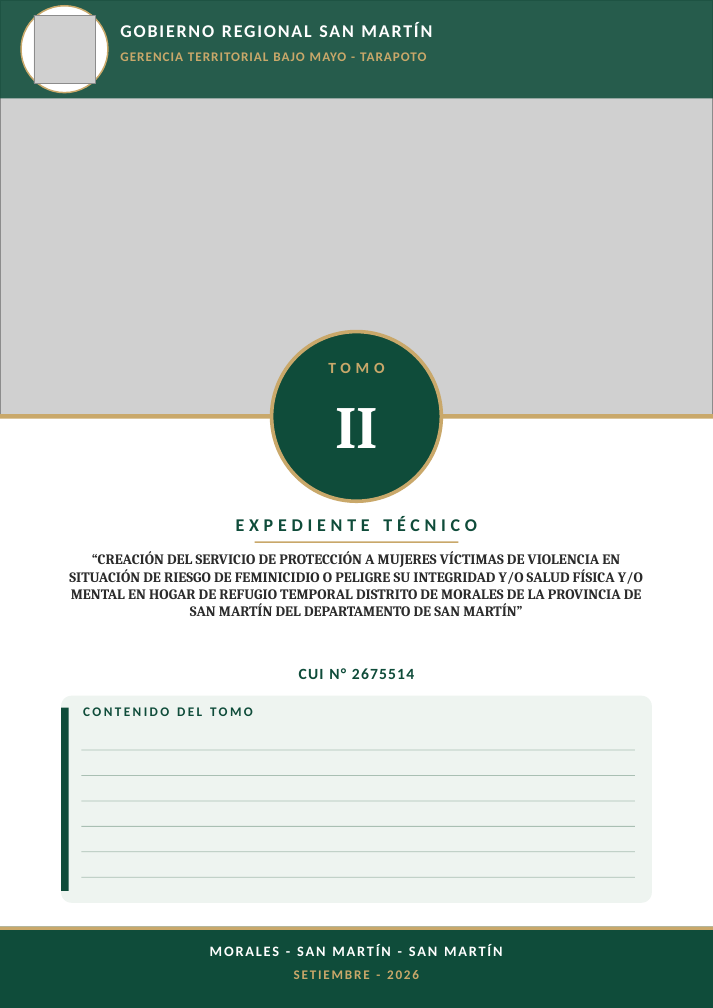
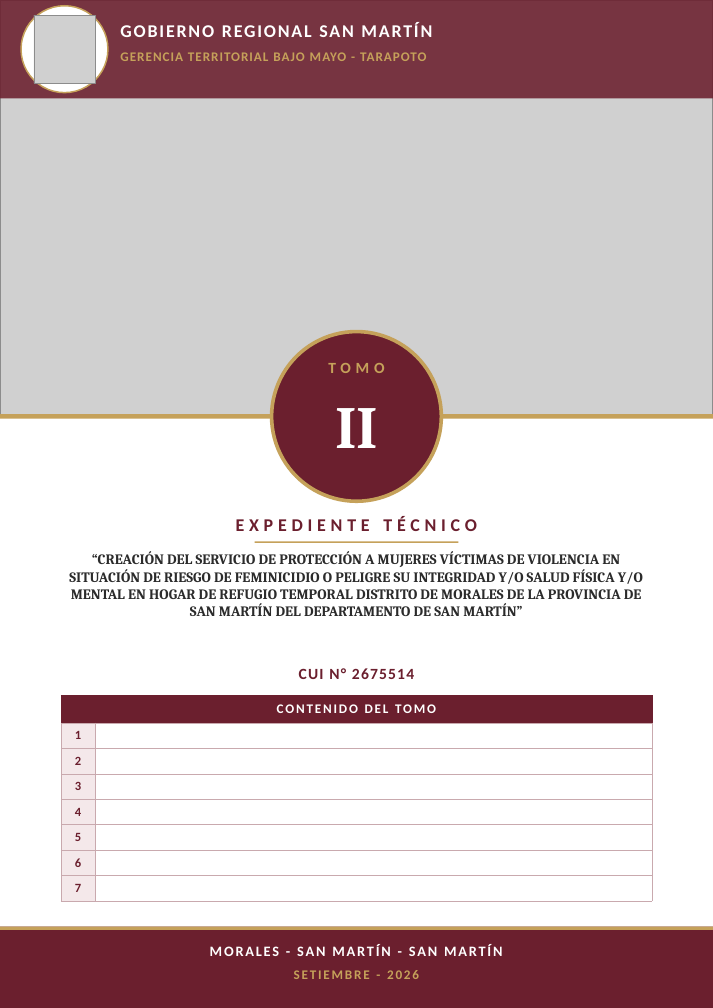
Before and after one commit to josedelcarmenpizarrosuarez10-debug/holaaa, a slide deck: slide 2 of entregables/CARATULAS_TOMOS_I_AL_X_HOGAR_REFUGIO.pptx. Drawn at 713x1008 pixels with LibreOffice and Linux fonts; fonts in the diff are those of the drawing; grey boxes stand for pictures. Boxes give left, top, right and bottom in pixels: in the first picture for what was removed or moved away, otherwise in the second. Text is boxed around its words. In the diff, an @@ line names an element or a change of style, - is before the commit and + after.

```diff
--- a/entregables/CARATULAS_TOMOS_I_AL_X_HOGAR_REFUGIO.pptx
+++ b/entregables/CARATULAS_TOMOS_I_AL_X_HOGAR_REFUGIO.pptx
@@ rectangle at [0,0,713,98]: fill #0F4C3A at 88% opacity to #6B1F2E at 88% opacity @@
@@ ellipse at [21,6,108,93]: outline #C9A86A 1.25 pt to #C5A15A 1.25 pt @@
@@ ellipse at [272,332,441,502]: fill #0F4C3A to #6B1F2E; outline #C9A86A 3 pt to #C5A15A 3 pt @@
@@ text "EXPEDIENTE TÉCNICO" at [236,516,477,531]: text colour #0F4C3A to #6B1F2E @@
@@ text "CUI N° 2675514" at [299,668,414,679]: text colour #0F4C3A to #6B1F2E @@
@@ rounded rectangle removed at [61,696,652,903] @@
@@ rectangle removed at [61,708,69,891] @@
@@ table added at [61,696,652,901], 8 rows, 2 columns @@
+CONTENIDO DEL TOMO | 
+1 | 
+2 | 
+3 | 
+4 | 
+5 | 
+6 | 
+7 | 
@@ text removed at [83,707,253,716] @@
-CONTENIDO DEL TOMO
@@ rectangle removed at [81,750,635,751] @@
@@ rectangle removed at [81,775,635,776] @@
@@ rectangle removed at [81,801,635,802] @@
@@ rectangle removed at [81,826,635,827] @@
@@ rectangle removed at [81,852,635,853] @@
@@ rectangle removed at [81,877,635,878] @@
@@ fill #C9A86A to #C5A15A in 3 elements at [0,414,713,419], [254,541,458,543], [0,927,713,930] @@
@@ rectangle at [0,927,713,1008]: fill #0F4C3A to #6B1F2E @@
@@ text colour #C9A86A to #C5A15A in 3 elements at [120,52,426,61], [328,363,384,373], [294,970,419,979] @@
```
Also in this commit, not shown: 9 other slides changed, 8 other files.
